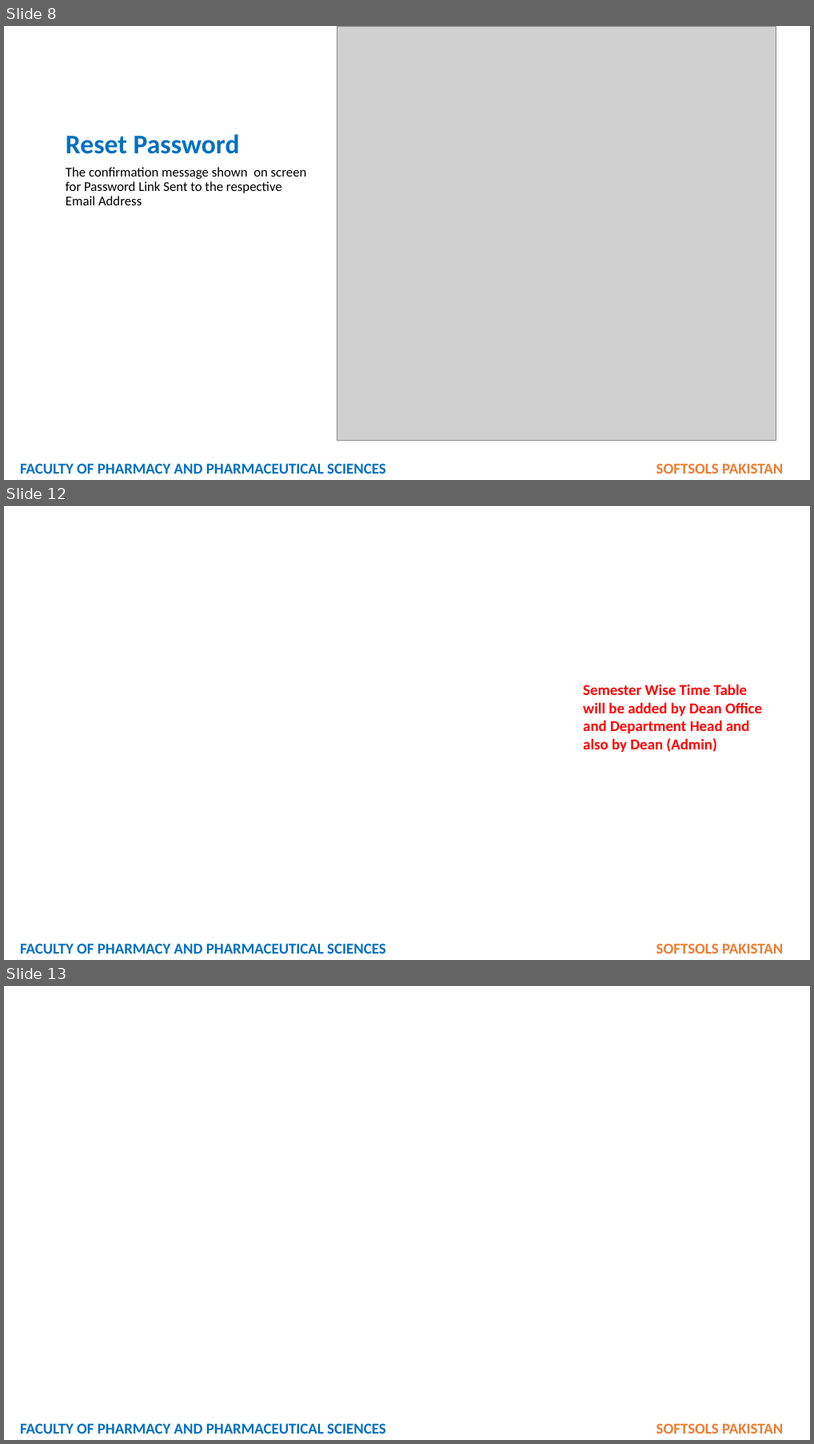
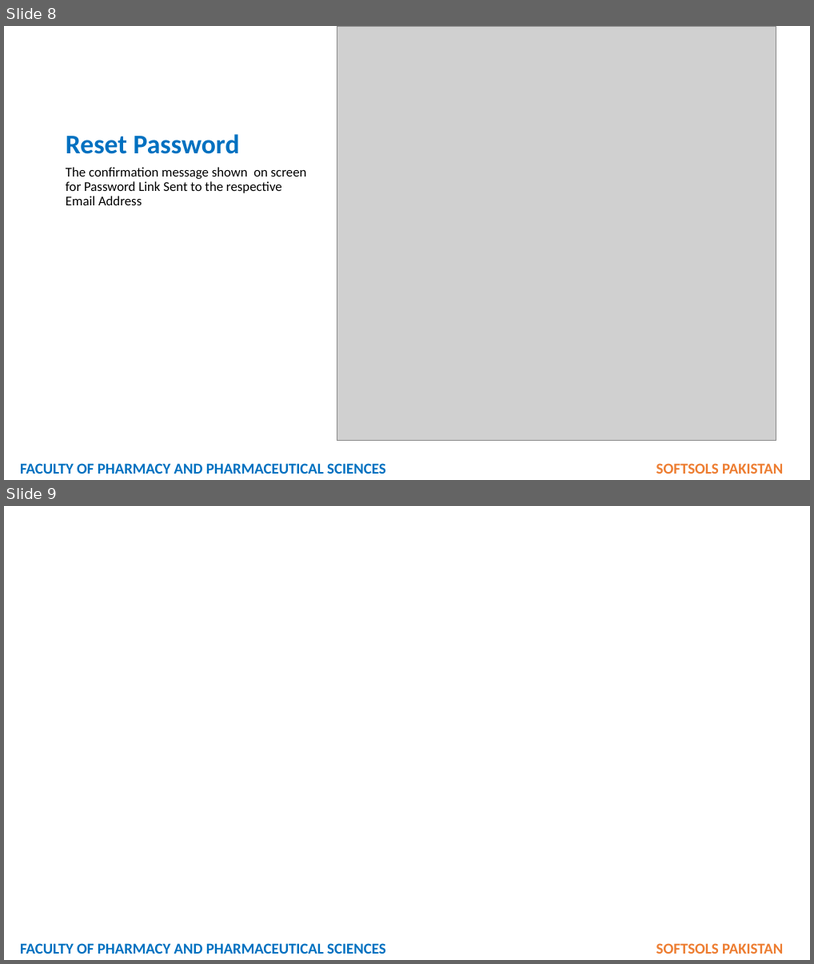
Before and after one commit to softsolspk1/fop, a slide deck: STUDENT REGISTRATION.pptx. Shown one above the other, each under a label of ours: slides 8, 12 and 13 before the commit, slides 8 and 9 after it; the slides between them are not shown. The pictures are 814x1444 and 814x964 pixels, drawn with LibreOffice and Linux fonts; fonts in the diff are those of the drawing; grey boxes stand for pictures; background and template pictures are left out. Boxes give left, top, right and bottom in pixels: in the first picture for what was removed or moved away, otherwise in the second. Text is boxed around its words. In the diff, an @@ line names an element or a change of style, - is before the commit and + after.

```diff
--- a/STUDENT REGISTRATION.pptx
+++ b/STUDENT REGISTRATION.pptx
@@ slide 12 removed at [4,506,810,960], background picture (left out) @@
@@ text removed at [583,684,762,752] @@
-Semester Wise Time Table will be added by Dean Office and Department Head and also by Dean (Admin)
@@ text removed at [20,943,783,953] @@
-FACULTY OF PHARMACY AND PHARMACEUTICAL SCIENCES SOFTSOLS PAKISTAN
@@ what was slide 13 is now slide 9 @@
```
Also in this commit, not shown: 3 other slides removed, 2 other files.
